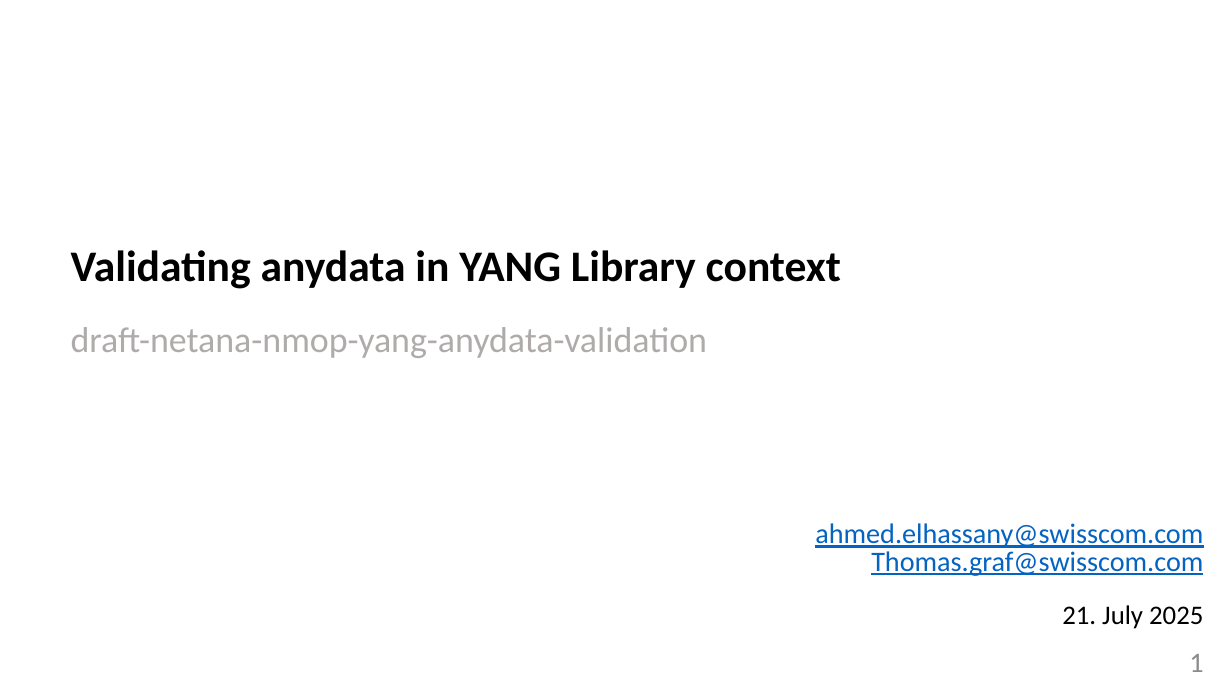
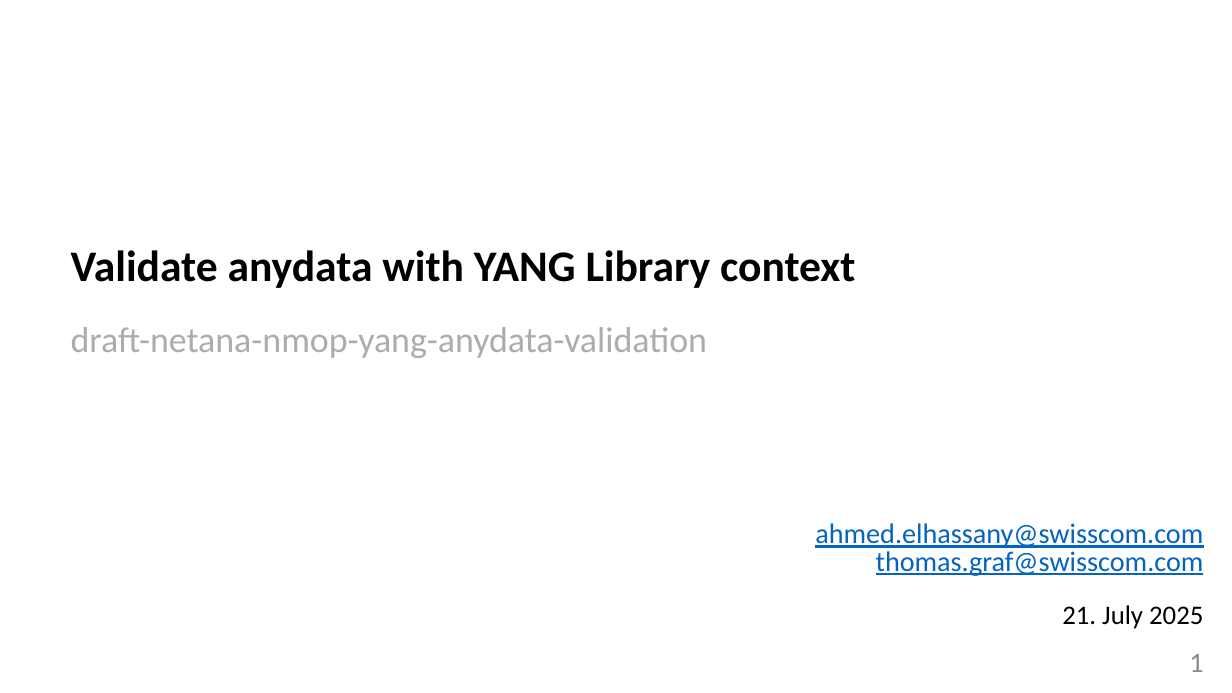
Before and after one commit to network-analytics/ietf-network-analytics-document-status, a slide deck: slide 1 of 123/NETMOD/draft-netana-nmop-yang-anydata-validation.pptx. Drawn at 1232x693 pixels with LibreOffice and Linux fonts; fonts in the diff are those of the drawing. Boxes give left, top, right and bottom in pixels: in the first picture for what was removed or moved away, otherwise in the second. Text is boxed around its words. In the diff, an @@ line names an element or a change of style, - is before the commit and + after.

```diff
--- a/123/NETMOD/draft-netana-nmop-yang-anydata-validation.pptx
+++ b/123/NETMOD/draft-netana-nmop-yang-anydata-validation.pptx
@@ text at bbox=[71, 250, 855, 288]: text changed @@
-Validating anydata in YANG Library context
+Validate anydata with YANG Library context
@@ text at bbox=[876, 547, 1204, 576]: text changed @@
-Thomas.graf@swisscom.com
+thomas.graf@swisscom.com
```
Also in this commit, not shown: 6 other slides changed, 1 other file.
